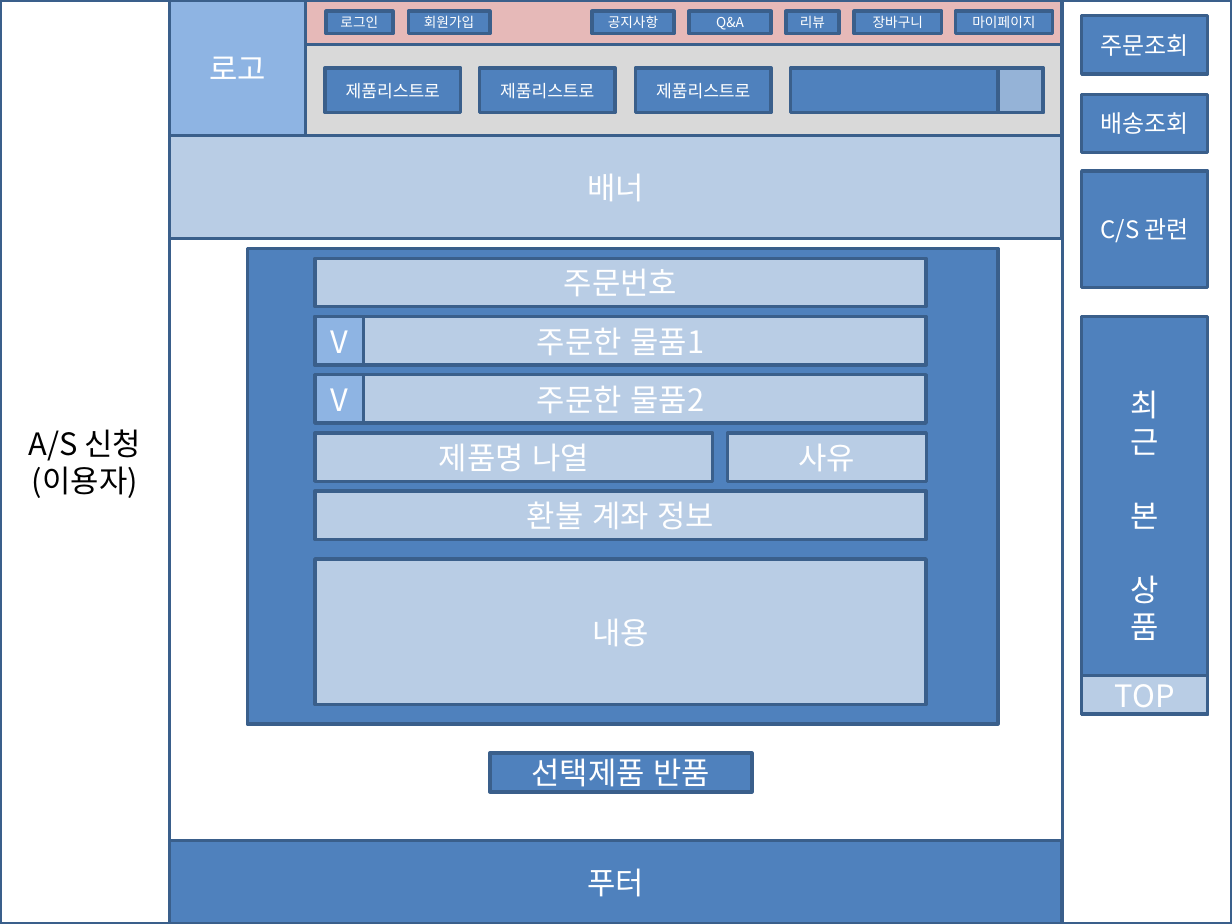
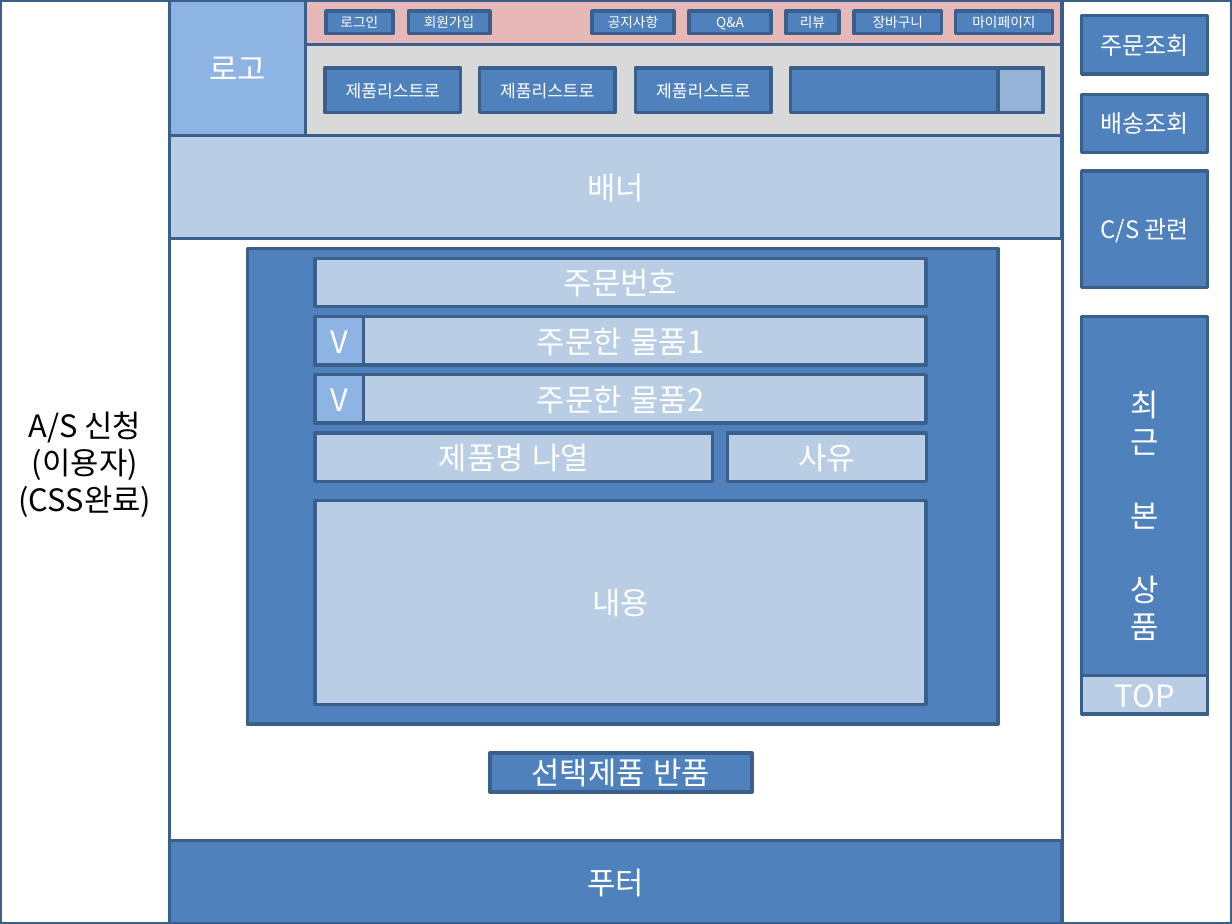
Before and after one commit to dksdlcks12/Portfolio, a slide deck: slide 23 of 스토리보드(구현 및 필요하면 추가).pptx (slide 24 before the commit). Drawn at 1232x924 pixels with LibreOffice and Linux fonts; fonts in the diff are those of the drawing. Boxes give left, top, right and bottom in pixels: in the first picture for what was removed or moved away, otherwise in the second. Text is boxed around its words. In the diff, an @@ line names an element or a change of style, - is before the commit and + after.

```diff
--- a/스토리보드(구현 및 필요하면 추가).pptx
+++ b/스토리보드(구현 및 필요하면 추가).pptx
@@ text in rectangle at [19,485,152,517]: paragraph added @@
+(CSS완료)
@@ rectangle "내용": place and size @@
-rectangle "내용" at [315,559,926,705]
+rectangle "내용" at [315,500,926,703]
@@ rectangle removed at [315,492,926,540] @@
-환불 계좌 정보
```
Also in this commit, not shown: 14 other slides changed, 1 slide added, 1 other file.
